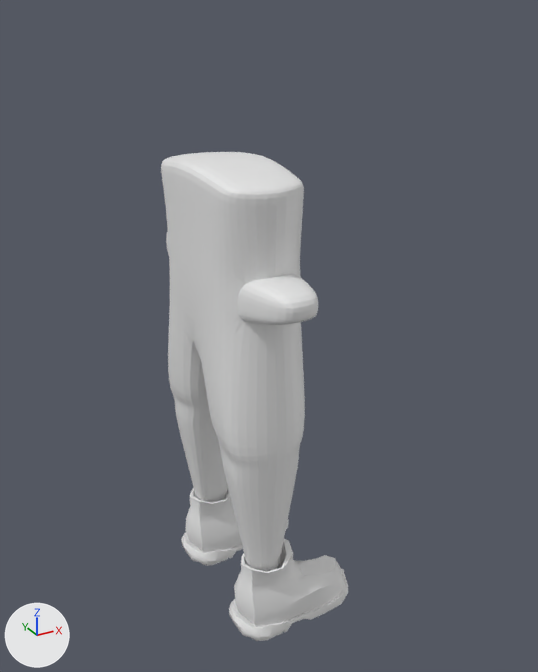
Before and after pictures for a commit that changed the Blender file Assets/Player/playermodel.blend.
Before and after are seen from a 50 mm lens placed at (-3.51, -7.31, 6.54), pointed at (0.52, 0.02, 2.88). Every picture has the same lights, and +X, +Y and +Z are marked at lower left.
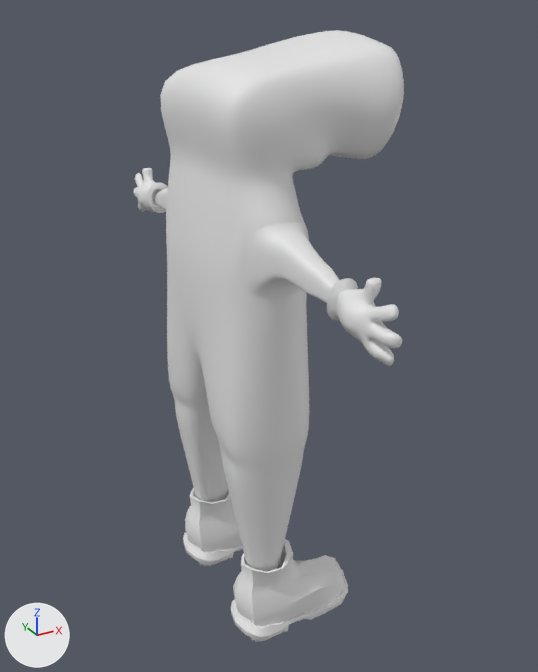
Where the change shows, as pixel boxes [x1, y1, x2, y2] in the pictures (538 x 672 px):
'Cube', reshaped (58% wider, 29% taller): before [161, 152, 318, 572]; after [155, 30, 404, 572]
'Cube.003', added: after [134, 168, 402, 366]
part 1 of me_cube_001, built on: before [161, 152, 318, 325]; after [155, 30, 404, 303]
part 2 of me_cube_001, shading changed: before [162, 159, 305, 540]; after [166, 141, 309, 540]

What changed in the scene script:
```text
Change me_cube_001:
    used by ob_cube; location = (0.0, 0.0, 3.29)
    remove me_cube_001.from_pydata(...)  # 96 vertices, 92 faces; spans x -0.54..0.54, y -1.59..0.0, z -3.28..1.83
    add me_cube_001.from_pydata(...)  # 195 vertices, 188 faces; spans x -0.59..1.59, y -2.35..0.0, z -3.28..3.19
    me_cube_001 part 1
    9 vertices are removed from x -0.45..0.45, y -1.59..0.0, z 0.41..1.83
    20 faces are deleted
    5 vertices in x 0.42..0.54, y -0.98..-0.22, z -1.78..-1.17 move by (0.06, 0.0, 0.02)
    4 vertices in x 0.42..0.44, y -0.94..-0.34, z -1.82..-1.54 move by (0.06, 0.0, 0.01)
    29 vertices move from x -0.54..0.54, y -1.59..0.0, z -1.41..1.83 to x -0.42..0.52, y -1.25..0.0, z -1.41..1.82
    100 vertices are added at x -0.59..1.59, y -2.35..0.0, z 0.69..3.19
    8 new vertices lie (0.0, 0.05, 0.01) away from vertices in x -0.01..0.09, y -2.35..-2.33, z 0.8..0.9
    116 new faces join them
    me_cube_001 part 2: 72 kept faces spanning x -0.54..0.6, y -1.23..0.0, z -3.28..1.82 are now shaded smooth
Add me_cube_002:
    me_cube_002.from_pydata(...)  # 118 vertices, 118 faces; spans x -0.23..0.26, y -3.48..-2.45, z 14.05..16.61
    me_cube_002.polygons.foreach_set('use_smooth', [True] * 118)
Add ob_cube_003:
    ob_cube_003 = bpy.data.objects.new('Cube.003', me_cube_002)
    ob_cube_003.location = (0.0, 0.0, 0.0)
    ob_cube_003.scale = (0.766, 0.883, 0.273)
    _m = ob_cube_003.modifiers.new('Subdivision', 'SUBSURF')
    _m = ob_cube_003.modifiers.new('Mirror', 'MIRROR')
    _m.use_axis = (False, True, False)
```
